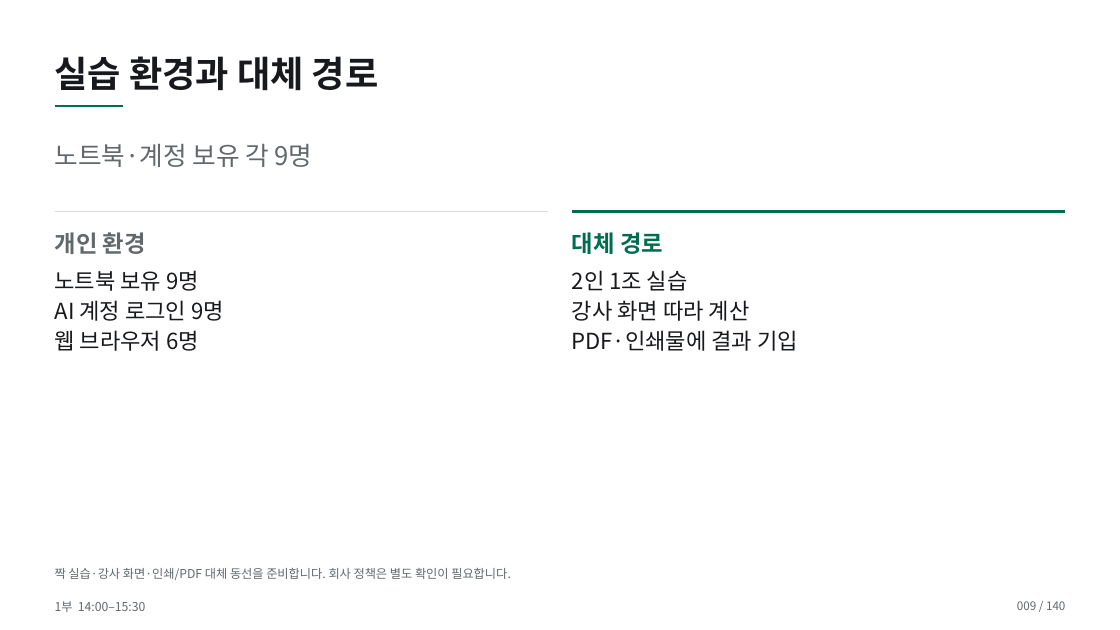
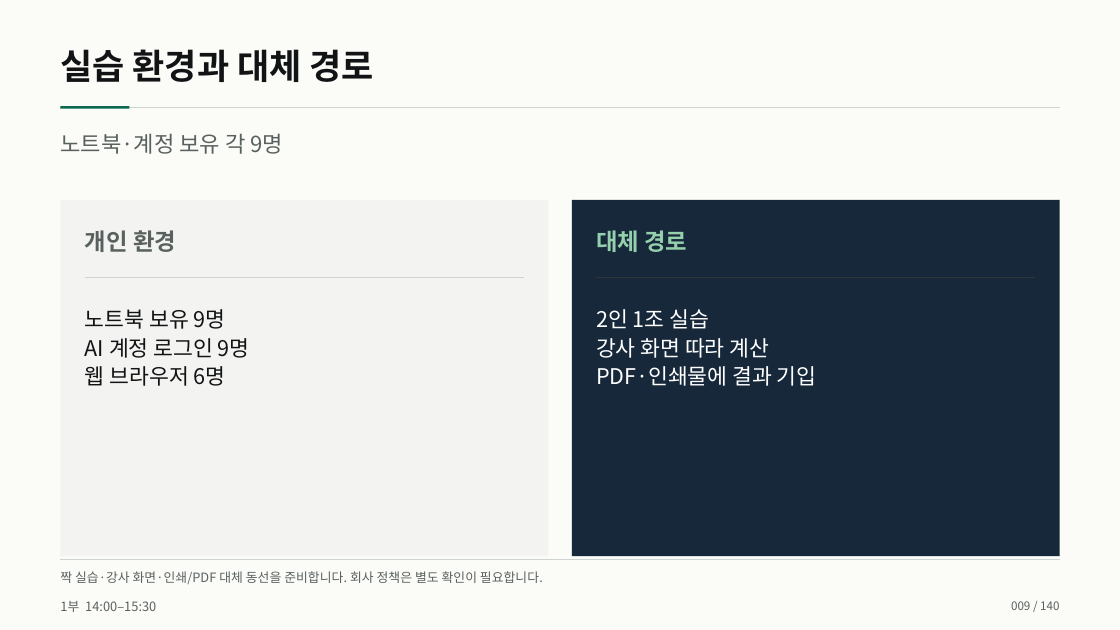
Before and after one commit to smilesjcha/how-to-work-better, a slide deck: slide 9 of lectures/20261007-daeryzen-ai-office/output/daeryzen-ai-office-20261007.pptx. Drawn at 1120x630 pixels with LibreOffice and Linux fonts; fonts in the diff are those of the drawing. Boxes give left, top, right and bottom in pixels: in the first picture for what was removed or moved away, otherwise in the second. Text is boxed around its words. In the diff, an @@ line names an element or a change of style, - is before the commit and + after.

Commit message:
Refactor Daeryzen lecture presentation design

```diff
--- a/lectures/20261007-daeryzen-ai-office/output/daeryzen-ai-office-20261007.pptx
+++ b/lectures/20261007-daeryzen-ai-office/output/daeryzen-ai-office-20261007.pptx
@@ background #FFFFFF to #FBFBF8 @@
@@ text "실습 환경과 대체 경로" at box(60, 49, 374, 82): size 31 to 30 pt, text colour #17191C to #111315; line spacing 1.12 to 1.1 @@
@@ line removed from (55, 106) to (124, 106) @@
@@ line added from (60, 108) to (1060, 108), #CED4D1 0.8 pt @@
@@ rectangle added at box(60, 106, 129, 108), fill #0B684F @@
@@ text "노트북·계정 보유 각 9명": place and size @@
-text "노트북·계정 보유 각 9명" at box(55, 144, 313, 167)
+text "노트북·계정 보유 각 9명" at box(60, 133, 284, 154)
@@ text "노트북·계정 보유 각 9명" at box(60, 133, 284, 154): size 22 to 19 pt, text colour #62686B to #59615F; line spacing 1.12 to 1.1 @@
@@ rectangle added at box(60, 200, 549, 556), fill #F3F4F1 @@
@@ rectangle added at box(572, 200, 1060, 556), fill #17283B @@
@@ text "개인 환경" at box(85, 230, 176, 252): text colour #62686B to #59615F; line spacing 1.12 to 1.1 @@
@@ text "개인 환경": place and size @@
-text "개인 환경" at box(55, 232, 146, 254)
+text "개인 환경" at box(85, 230, 176, 252)
@@ text "대체 경로": place and size @@
-text "대체 경로" at box(572, 232, 663, 254)
+text "대체 경로" at box(596, 230, 687, 252)
@@ text "대체 경로" at box(596, 230, 687, 252): text colour #006C50 to #95D0AC; line spacing 1.12 to 1.1 @@
@@ line moved from (55, 212) - (549, 212) to (85, 277) - (524, 277) @@
@@ line (85, 277) - (524, 277): stroke #D9DDDE 1 pt to #CED4D1 0.8 pt @@
@@ line moved from (572, 212) - (1065, 212) to (597, 277) - (1035, 277) @@
@@ line (597, 277) - (1035, 277): stroke #006C50 2.2 pt to #303638 0.8 pt @@
@@ text "노트북 보유 9명": place and size @@
-text "노트북 보유 9명" at box(55, 270, 224, 351)
+text "노트북 보유 9명" at box(85, 309, 250, 386)
@@ text "노트북 보유 9명" at box(85, 309, 250, 386): size 19 to 18.5 pt, text colour #17191C to #111315; line spacing 1.12 to 1.1 @@
@@ text "2인 1조 실습": place and size @@
-text "2인 1조 실습" at box(572, 270, 798, 351)
+text "2인 1조 실습" at box(596, 309, 817, 386)
@@ text "2인 1조 실습" at box(596, 309, 817, 386): size 19 to 18.5 pt, text colour #17191C to #FFFFFF; line spacing 1.12 to 1.1 @@
@@ text "짝 실습·강사 화면·인쇄/PDF 대체 동선을 ..." at box(60, 571, 543, 584): size 10.5 to 11 pt, text colour #62686B to #59615F; line spacing 1.12 to 1.1 @@
@@ line added from (60, 560) to (1060, 560), #CED4D1 0.8 pt @@
@@ text "1부 14:00–15:30" at box(60, 601, 156, 612): size 10.5 to 11 pt, text colour #62686B to #59615F; line spacing 1.12 to 1.1 @@
@@ text "009 / 140" at box(1011, 601, 1059, 610): text colour #62686B to #59615F; line spacing 1.12 to 1.1 @@
```
Also in this commit, not shown: 139 other slides changed, 12 other files.
